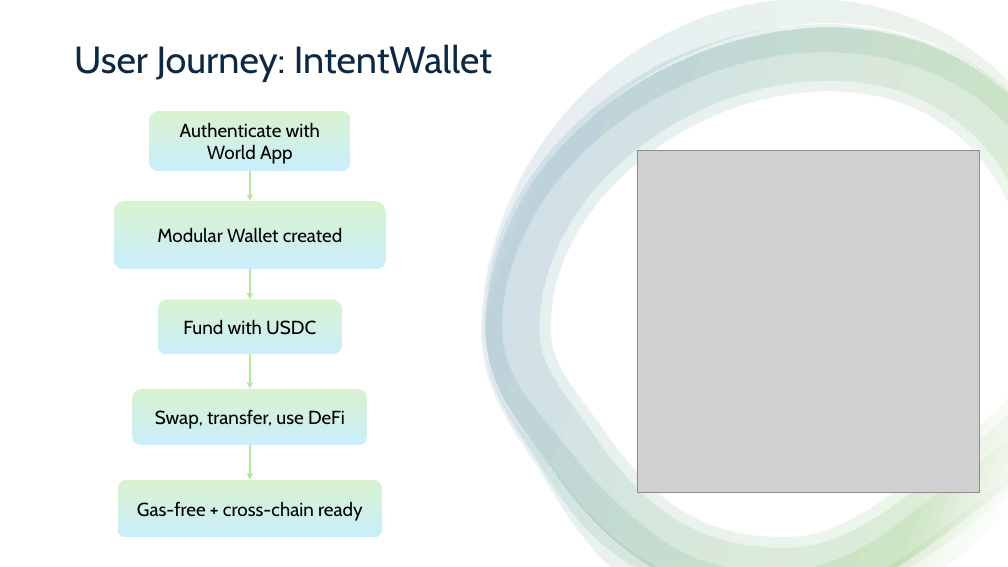
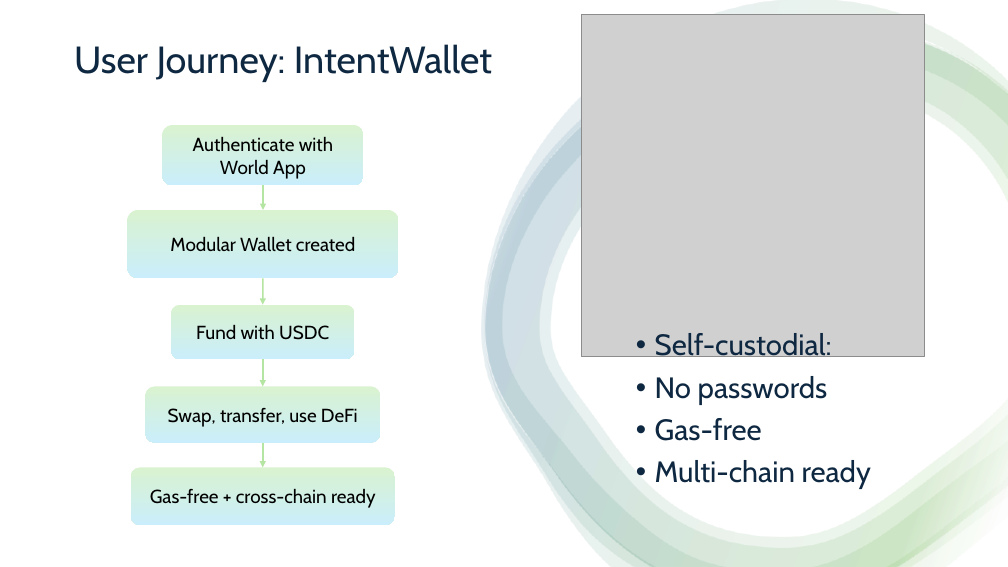
Before and after one commit to IntentPay/intent-pay, a slide deck: slide 6 of doc/ETH Global - IntentPay.pptx (slide 8 before the commit). Drawn at 1008x567 pixels with LibreOffice and Linux fonts; fonts in the diff are those of the drawing; grey boxes stand for pictures. Boxes give left, top, right and bottom in pixels: in the first picture for what was removed or moved away, otherwise in the second. Text is boxed around its words. In the diff, an @@ line names an element or a change of style, - is before the commit and + after.

Commit message:
Add ppt V2

```diff
--- a/doc/ETH Global - IntentPay.pptx
+++ b/doc/ETH Global - IntentPay.pptx
@@ picture: place and size @@
-picture at box(637, 150, 980, 493)
+picture at box(582, 14, 924, 357)
@@ rounded rectangle "Authenticate with World App": place and size @@
-rounded rectangle "Authenticate with World App" at box(150, 110, 351, 171)
+rounded rectangle "Authenticate with World App" at box(163, 125, 364, 185)
@@ arrow moved from (250, 171) - (250, 201) to (263, 185) - (263, 210) @@
@@ rounded rectangle "Modular Wallet created": place and size @@
-rounded rectangle "Modular Wallet created" at box(114, 201, 386, 270)
+rounded rectangle "Modular Wallet created" at box(127, 210, 399, 279)
@@ arrow moved from (250, 269) - (250, 299) to (263, 278) - (263, 305) @@
@@ rounded rectangle "Fund with USDC": place and size @@
-rounded rectangle "Fund with USDC" at box(158, 299, 342, 354)
+rounded rectangle "Fund with USDC" at box(171, 305, 355, 359)
@@ arrow moved from (250, 354) - (250, 389) to (263, 359) - (263, 386) @@
@@ text added at box(655, 333, 871, 489), 28 pt, text #0E2841 @@
+• Self-custodial:
+• No passwords
+• Gas-free
+• Multi-chain ready
@@ rounded rectangle "Swap, transfer, use DeFi": place and size @@
-rounded rectangle "Swap, transfer, use DeFi" at box(132, 389, 368, 445)
+rounded rectangle "Swap, transfer, use DeFi" at box(145, 386, 380, 442)
@@ arrow moved from (250, 445) - (250, 479) to (263, 442) - (263, 467) @@
@@ rounded rectangle "Gas-free + cross-chain ready": place and size @@
-rounded rectangle "Gas-free + cross-chain ready" at box(118, 479, 383, 537)
+rounded rectangle "Gas-free + cross-chain ready" at box(131, 467, 395, 525)
```
Also in this commit, not shown: 10 other slides changed.
